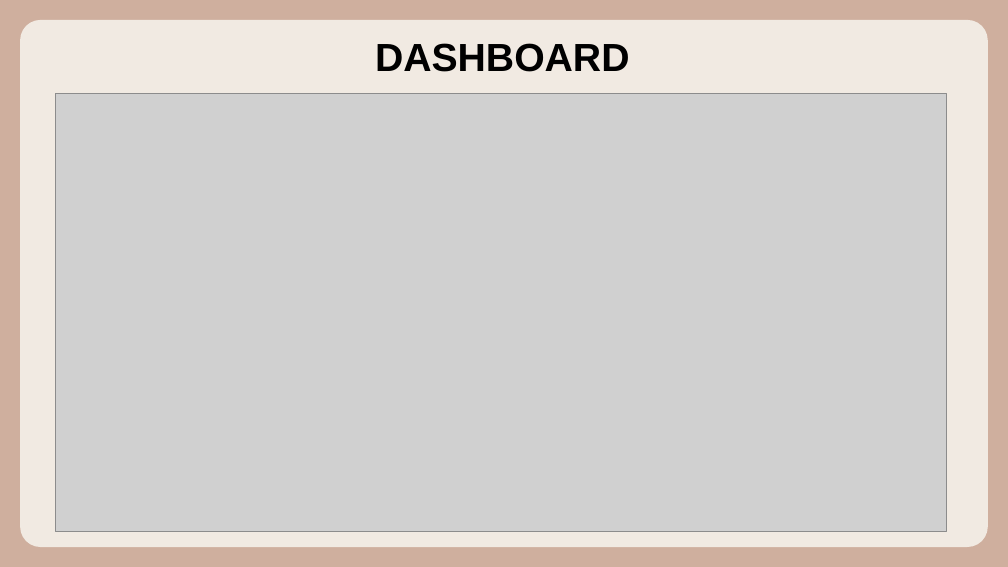
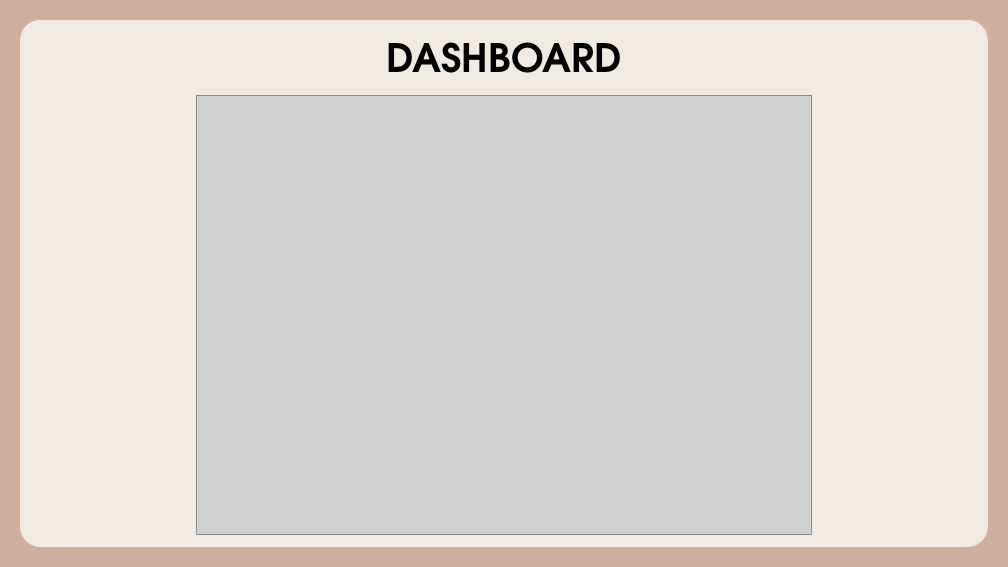
Before and after one commit to ashwin-v4/london-traffic-analysis, a slide deck: slide 18 of Team 17.pptx (slide 12 before the commit). Drawn at 1008x567 pixels with LibreOffice and Linux fonts; fonts in the diff are those of the drawing; grey boxes stand for pictures. Boxes give left, top, right and bottom in pixels: in the first picture for what was removed or moved away, otherwise in the second. Text is boxed around its words. In the diff, an @@ line names an element or a change of style, - is before the commit and + after.

```diff
--- a/Team 17.pptx
+++ b/Team 17.pptx
@@ text "DASHBOARD": place and size @@
-text "DASHBOARD" at (375, 43, 630, 72)
+text "DASHBOARD" at (387, 42, 622, 73)
@@ text "DASHBOARD" at (387, 42, 622, 73): font Arial to TeX Gyre Adventor; alignment left to centre; line spacing 1 to 0.9; vertical alignment top to middle @@
@@ picture: place and size @@
-picture at (55, 93, 948, 531)
+picture at (197, 96, 811, 535)
```
Also in this commit, not shown: 1 other slide changed, 4 slides added.
